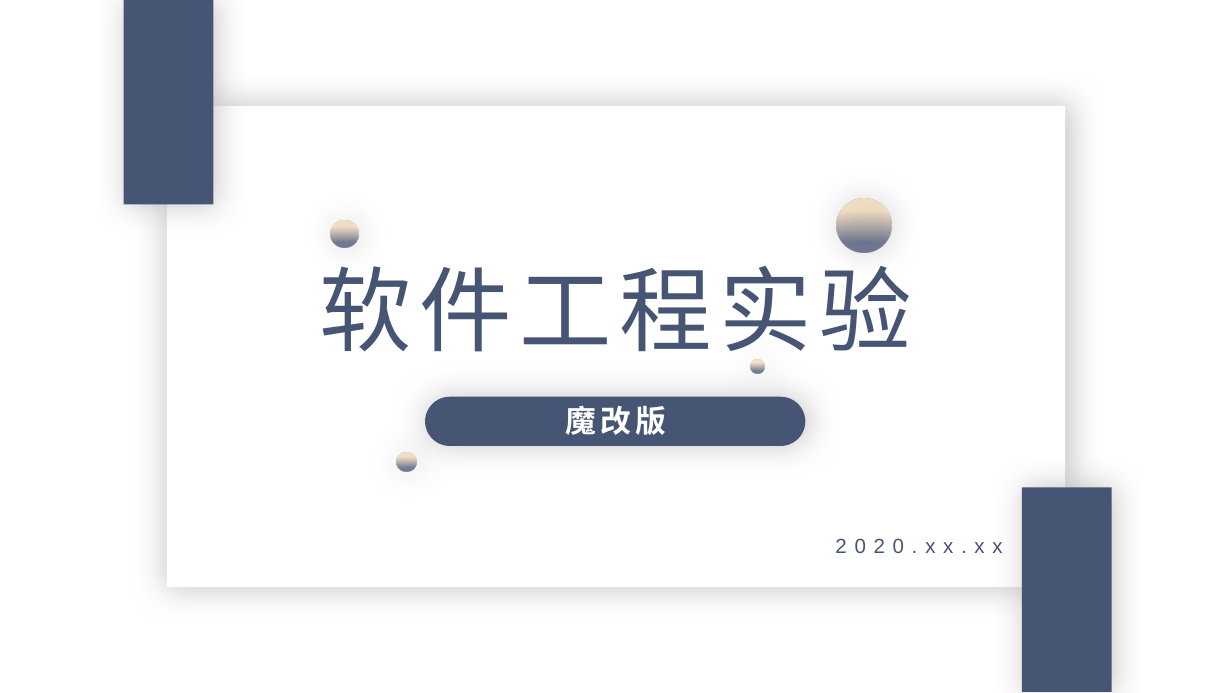
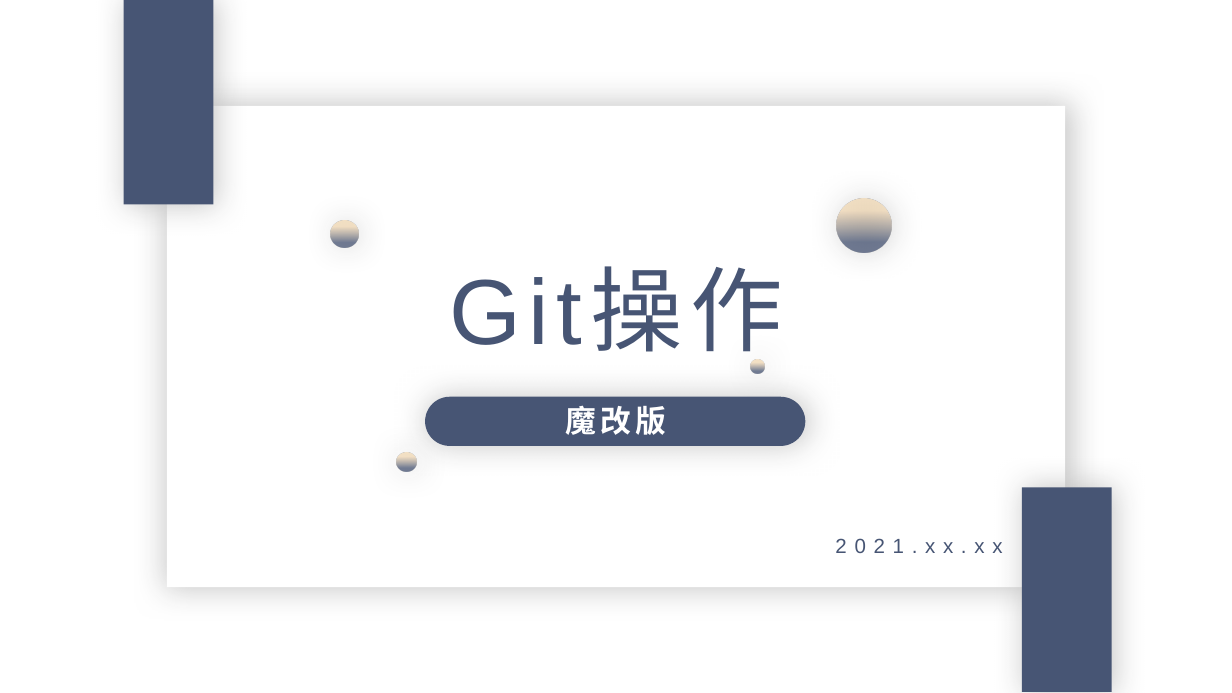
Before and after one commit to BUAAVolunteer/BUAAVolunteer-Learn, a slide deck: slide 1 of 教学文档/01 开发准备/01 Git操作ppt.pptx. Drawn at 1232x693 pixels with LibreOffice and Linux fonts; fonts in the diff are those of the drawing; background and template pictures are left out. Boxes give left, top, right and bottom in pixels: in the first picture for what was removed or moved away, otherwise in the second. Text is boxed around its words. In the diff, an @@ line names an element or a change of style, - is before the commit and + after.

```diff
--- a/教学文档/01 开发准备/01 Git操作ppt.pptx
+++ b/教学文档/01 开发准备/01 Git操作ppt.pptx
@@ text at bbox=[449, 271, 783, 361]: text changed @@
-软件工程实验
+Git操作
@@ text at bbox=[835, 538, 1002, 553]: text changed @@
-2020.xx.xx
+2021.xx.xx
```
Also in this commit, not shown: 2 other slides changed, 4 other files.
